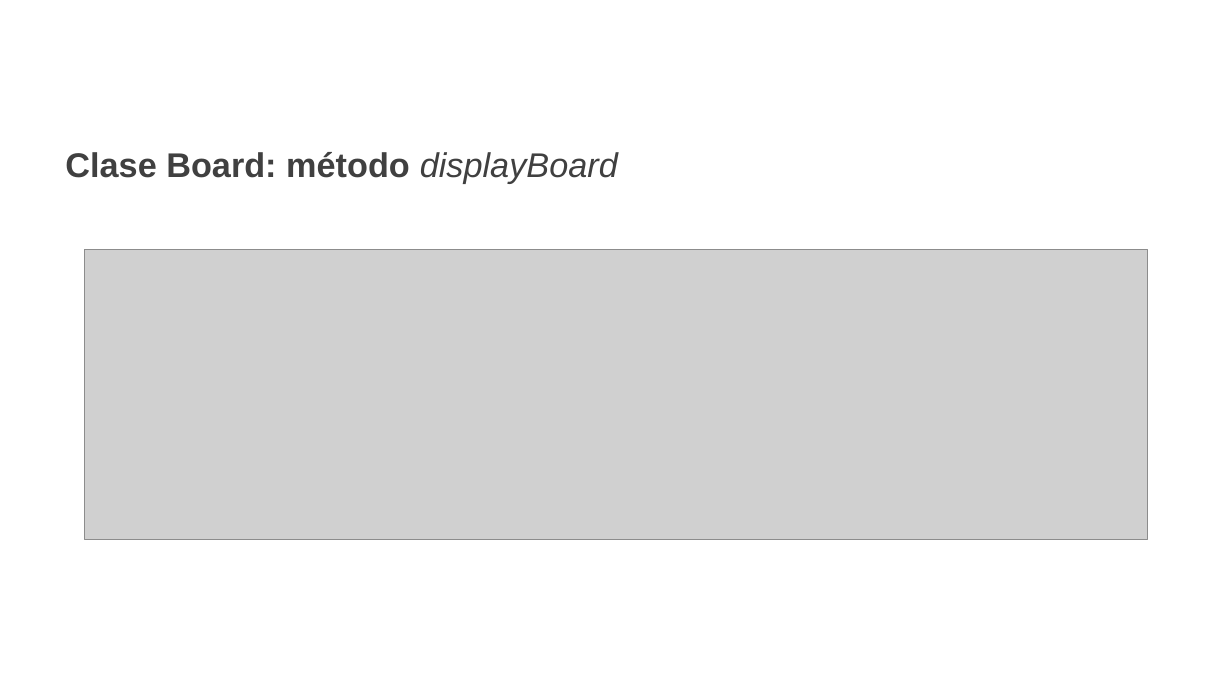
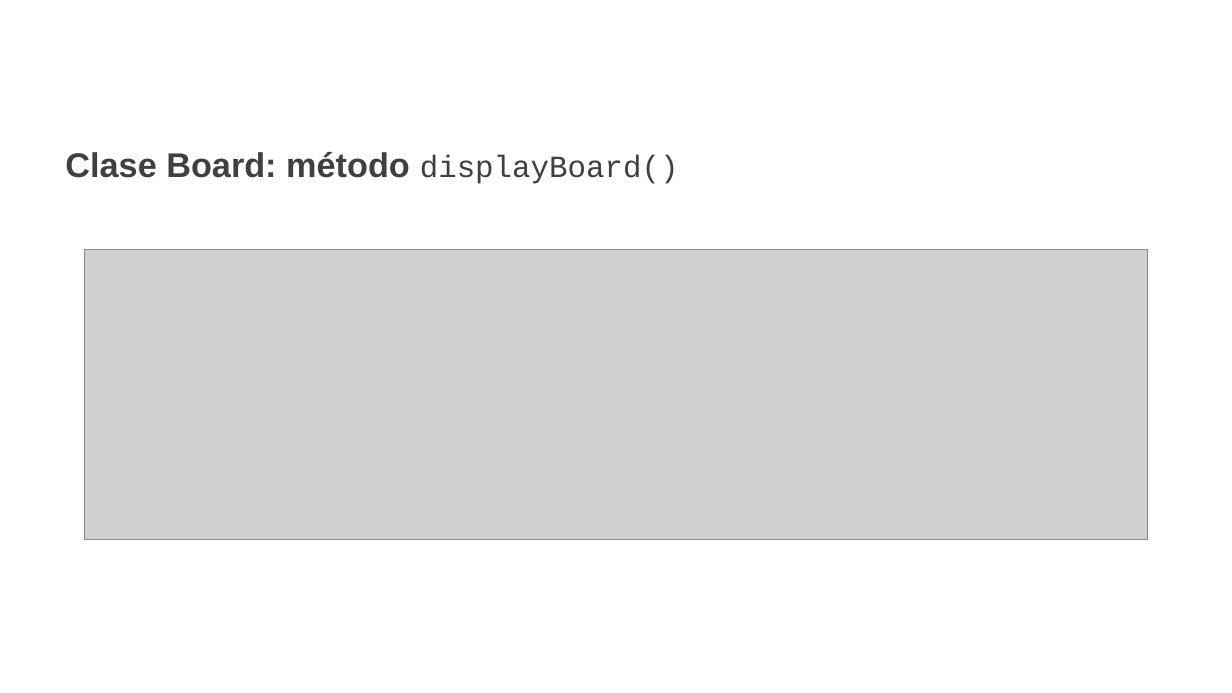
Before and after one commit to estebanarivasv/NavalBattle, a slide deck: slide 14 of Presentación.pptx (slide 15 before the commit). Drawn at 1232x693 pixels with LibreOffice and Linux fonts; fonts in the diff are those of the drawing; grey boxes stand for pictures; background and template pictures are left out. Boxes give left, top, right and bottom in pixels: in the first picture for what was removed or moved away, otherwise in the second. Text is boxed around its words. In the diff, an @@ line names an element or a change of style, - is before the commit and + after.

```diff
--- a/Presentación.pptx
+++ b/Presentación.pptx
@@ text at [65,152,679,184]: text changed @@
-Clase Board: método displayBoard
+Clase Board: método displayBoard()
```
Also in this commit, not shown: 17 other slides changed, 1 slide removed, 1 other file.
